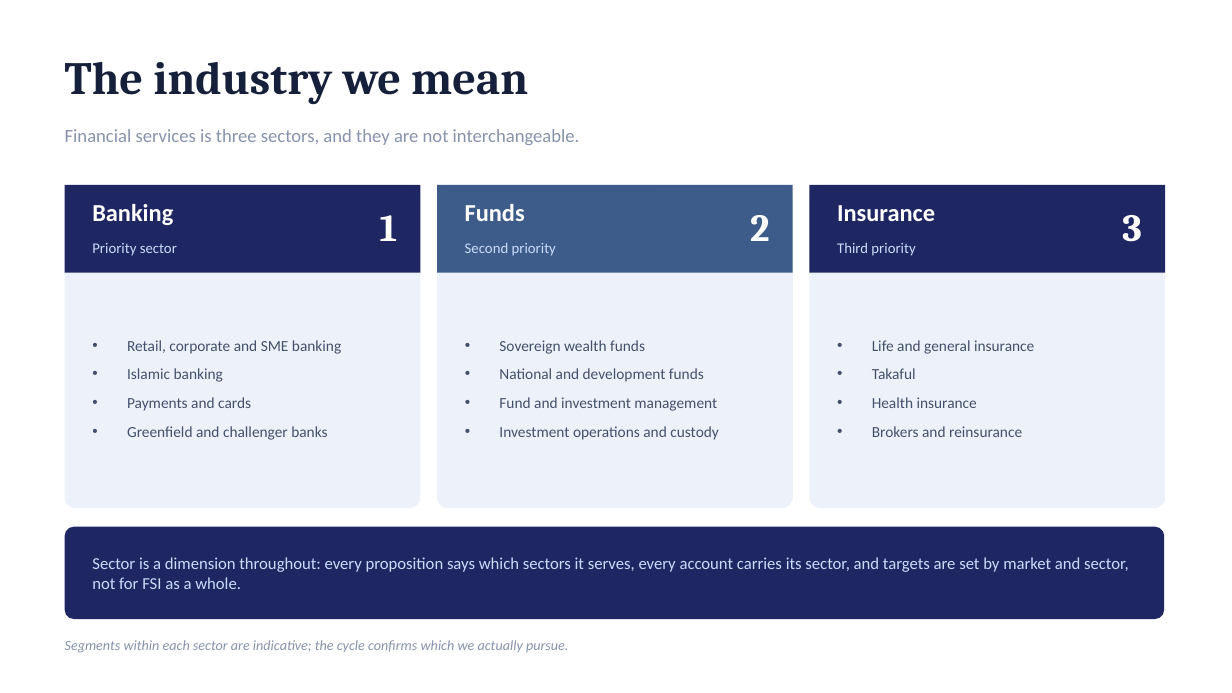
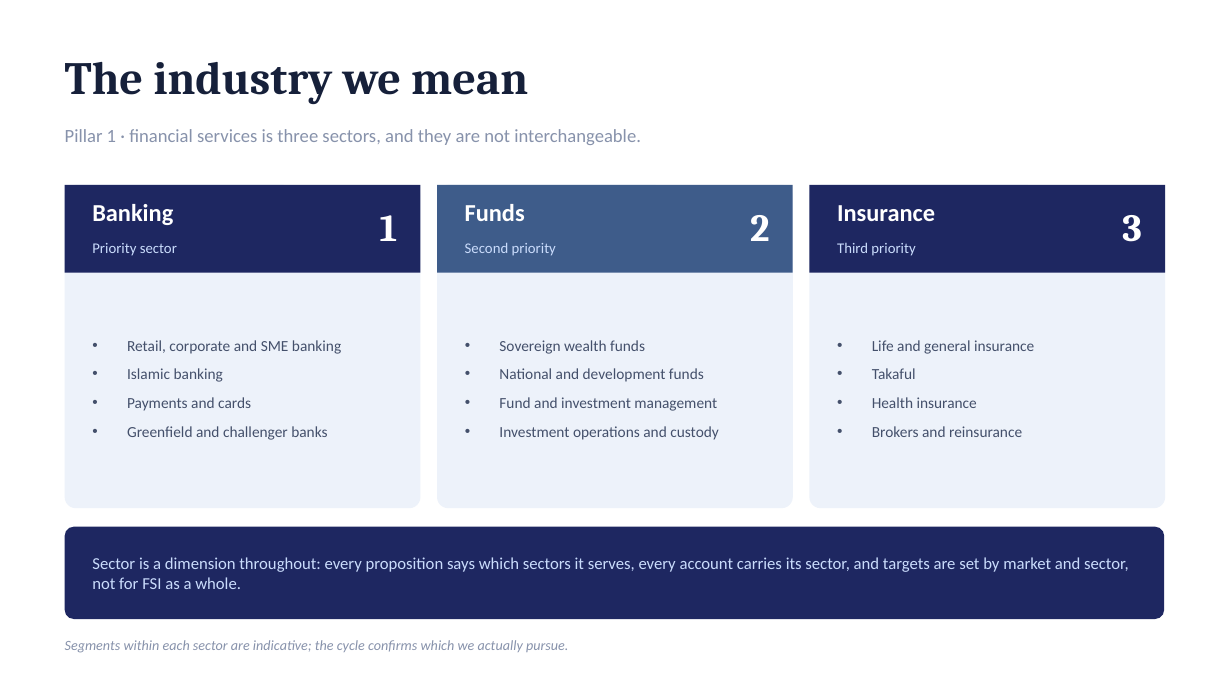
Before and after one commit to dhajjar-cyber/bae, a slide deck: slide 13 of FSI strategy/EAI&D-FSI-Strategy-Development-Plan.pptx (slide 7 before the commit). Drawn at 1232x693 pixels with LibreOffice and Linux fonts; fonts in the diff are those of the drawing. Boxes give left, top, right and bottom in pixels: in the first picture for what was removed or moved away, otherwise in the second. Text is boxed around its words. In the diff, an @@ line names an element or a change of style, - is before the commit and + after.

```diff
--- a/FSI strategy/EAI&D-FSI-Strategy-Development-Plan.pptx
+++ b/FSI strategy/EAI&D-FSI-Strategy-Development-Plan.pptx
@@ text at [65,129,641,145]: text changed @@
-Financial services is three sectors, and they are not interchangeable.
+Pillar 1 · financial services is three sectors, and they are not interchangeable.
```
Also in this commit, not shown: 3 other slides changed, 2 slides added, 1 slide removed, 2 other files.
